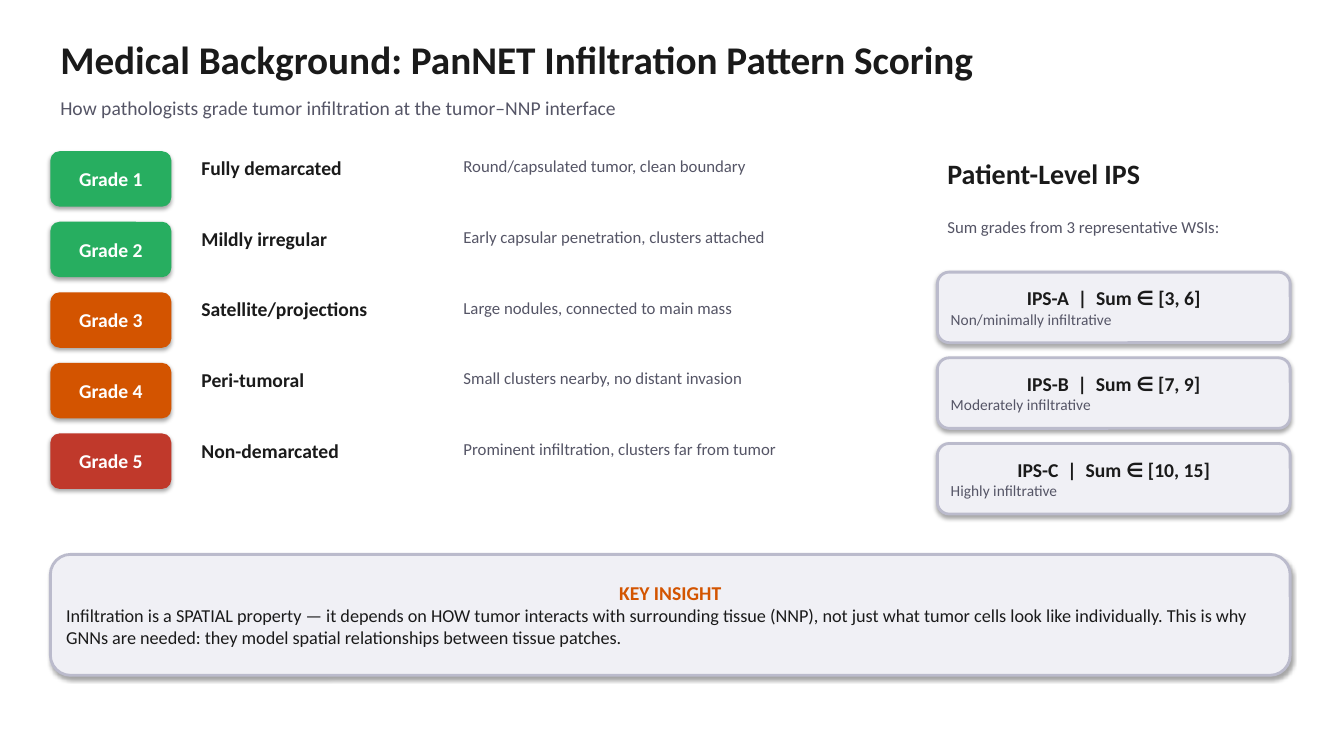
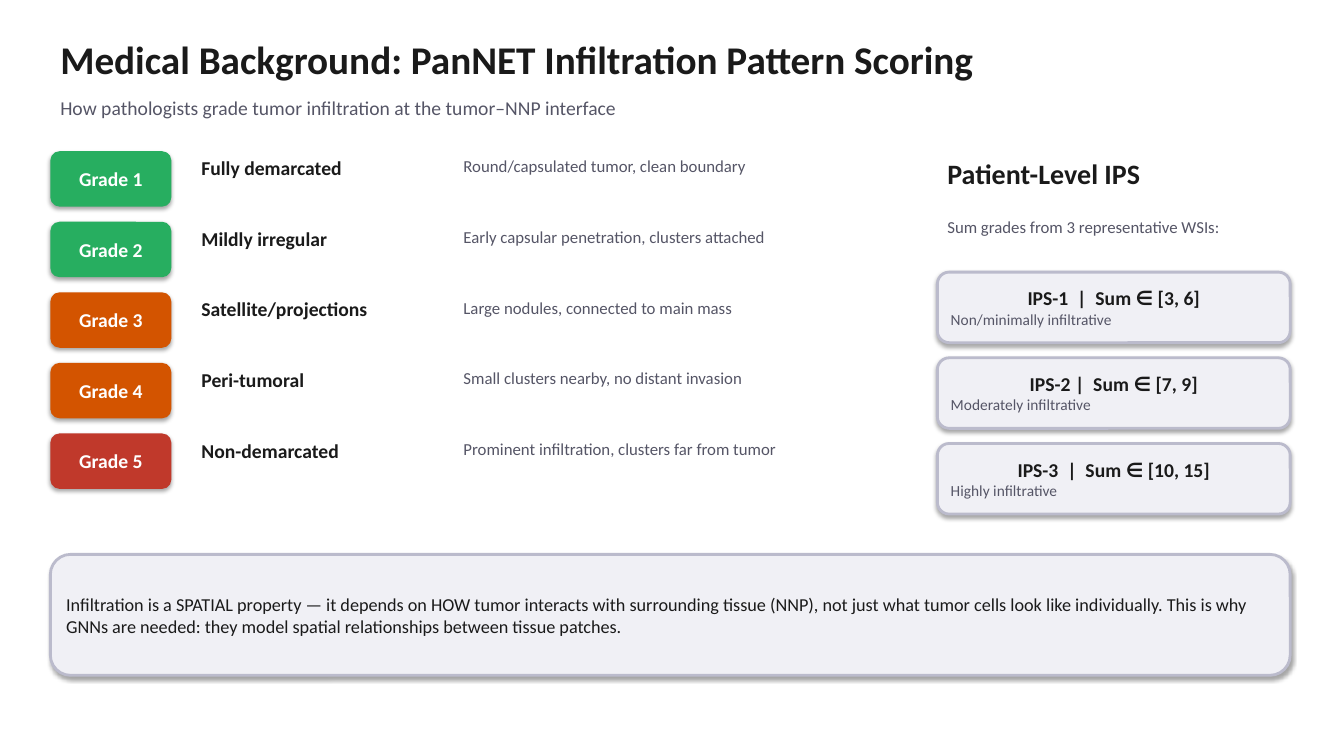
Before and after one commit to sinan-cakmak/pannet_pipeline, a slide deck: slide 2 of PanNET_Pipeline_Presentation.pptx. Drawn at 1344x756 pixels with LibreOffice and Linux fonts; fonts in the diff are those of the drawing. Boxes give left, top, right and bottom in pixels: in the first picture for what was removed or moved away, otherwise in the second. Text is boxed around its words. In the diff, an @@ line names an element or a change of style, - is before the commit and + after.

```diff
--- a/PanNET_Pipeline_Presentation.pptx
+++ b/PanNET_Pipeline_Presentation.pptx
@@ text in rounded rectangle at bbox=[1028, 290, 1200, 308]: text changed @@
-IPS-A | Sum ∈ [3, 6]
+IPS-1 | Sum ∈ [3, 6]
@@ text in rounded rectangle at bbox=[1030, 376, 1197, 394]: text changed @@
-IPS-B | Sum ∈ [7, 9]
+IPS-2 | Sum ∈ [7, 9]
@@ text in rounded rectangle at bbox=[1018, 462, 1210, 480]: text changed @@
-IPS-C | Sum ∈ [10, 15]
+IPS-3 | Sum ∈ [10, 15]
@@ text in rounded rectangle at bbox=[619, 587, 721, 600]: paragraph removed @@
-KEY INSIGHT
```
Also in this commit, not shown: 5 other slides changed, 3 slides added, 3 slides removed, 2 other files.
